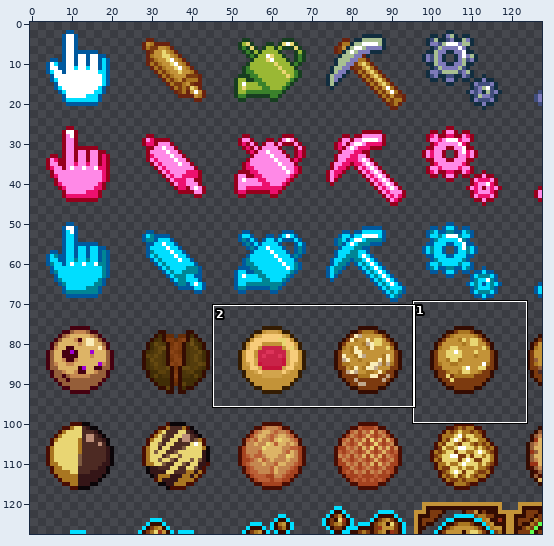
Edited in one commit: sprite sheet (icons.png). The first picture is a wide view before the edit; the outline marks the close-up.
Close-up. Before the commit:
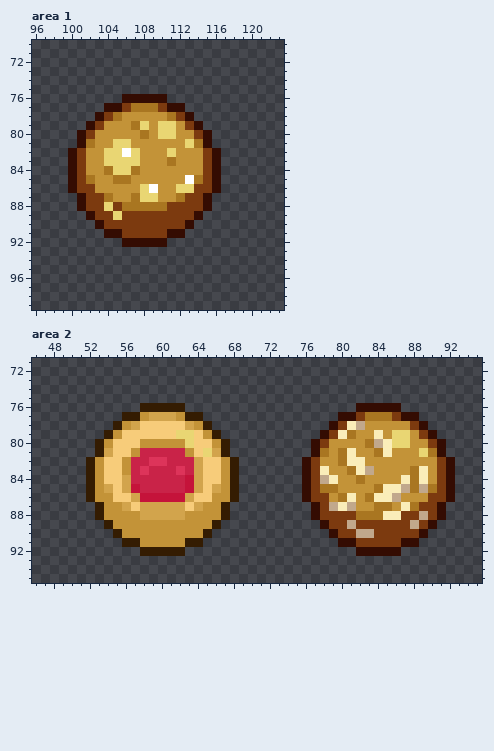
The file is 256x256 pixels, drawn in blocks of 2x2; one block is one cell here. Colours within 5 levels of each other are drawn and written as one. Shown: area 1: x 96..123, y 70..99; area 2: x 46..95, y 71..95. The commit also changed other parts of the picture, which this record leaves out.
After the commit:
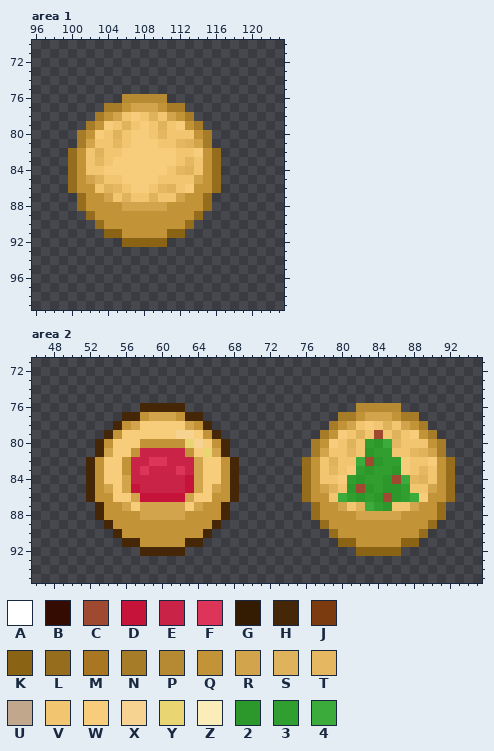
Palette (. is transparent): A #ffffff  B #340c02  C #9f4930  D #c5133a  E #c92348  F #dd345a  G #341c02  H #452707  J #7c3a0f  K #8b6314  L #966d1d  M #a97621  N #a77c28  P #b68933  Q #c39338  R #d2a44c  S #dfb25c  T #e5b760  U #c1a88c  V #f2c570  W #f7cc7a  X #f6d390  Y #e9d673  Z #faedb9  2 #2c982c  3 #309f30  4 #3bab3b
Change:
--- area 1
@@ x 96..123 @@
  75 ............................
- 76 ..........BBBBB.............
- 77 ........BBJMMMJBB...........
- 78 .......BJMQQQQQMJB..........
- 79 ......BJQQQMYQYYQJB.........
- 80 .....BJQQQQQMQYYQQJB........
- 81 .....BMQQYYQQQQQQYMB........
- 82 ....BJQQYYAYQQQYQQQJB.......
- 83 ....BJQQYYYYQQQMQQQJB.......
- 84 ....BJQQMYYMQQQQQQQJB.......
- 85 ....BJMQQMMQQQQQQAMJB.......
- 86 ....BJJQQQQQYAQQYYJJB.......
- 87 .....BJJMQQMYYQQMJJB........
- 88 .....BJJYJMMMMMJJJJB........
- 89 ......BJJYJJJJJJJJB.........
- 90 .......BJJJJJJJJJB..........
- 91 ........BBJJJJJBB...........
- 92 ..........BBBBB.............
+ 76 ..........PPPPP.............
+ 77 ........NNQRRRQNN...........
+ 78 .......NQRVWVSVRQN..........
+ 79 ......NQWVSVWVSVWQN.........
+ 80 .....NQWVSVWWVTVVVQN........
+ 81 .....NRVVTVWWWVVTSRN........
+ 82 ....LQVSVVWWWWWWVVWQL.......
+ 83 ....LQVTVWWWWWWWVTVQL.......
+ 84 ....LQVVWWWWWWWVTSVQL.......
+ 85 ....LQRSVVWWWWVVVVRQL.......
+ 86 ....LQQVSTVWWVTSVWQQL.......
+ 87 .....LQQRVSVVSVVRQQL........
+ 88 .....LQQQQRRRRRQQQQL........
+ 89 ......LQQQQQQQQQQQL.........
+ 90 .......LQQQQQQQQQL..........
+ 91 ........KKQQQQQKK...........
+ 92 ..........KKKKK.............
  93 ............................
--- area 2
@@ x 46..95 @@
 75 ..................................................
-76 ............GGGGG...................BBBBB.........
-77 ..........GGQRRRQGG...............BBJMMMJBB.......
-78 .........GQRWWWWWRQG.............BJZUQQQQQJB......
-79 ........GQWWWWWWYYWQG...........BJZMQQZQYYQJB.....
-80 .......GQWWWQQQQQYWWQG.........BJQQQQMUZYYQQJB....
-81 .......GRWWQEEEEEQWYRG.........BMQMZQQMZQQQYMB....
-82 ......GQWWQEEFFEEERWWQG.......BJQQMZZQQQQQQQQJB...
-83 ......GQWWQEFEEEFERWWQG.......BJZQQMZUQQQQMZQJB...
-84 ......GQWWREEEEEEDRWWQG.......BJUZQQMQQQQZMZQJB...
-85 ......GQRWRDEEEEEDRWRQG.......BJMMQQQQMZZUMUMJB...
-86 ......GQQWWRDDDDDRWWQQG.......BJJQMZQMZZUQQQJJB...
-87 .......GQQRWRRRRRWRQQG.........BJUZUQQMMQZMJJB....
-88 .......GQQQQRRRRRQQQQG.........BJJJJMMMZZJJUJB....
-89 ........GQQQQQQQQQQQG...........BJJUJJJJJJUJB.....
-90 .........GQQQQQQQQQG.............BJJUUJJJJJB......
-91 ..........GGQQQQQGG...............BBJJJJJBB.......
-92 ............GGGGG...................BBBBB.........
+76 ............HHHHH...................PPPPP.........
+77 ..........HHQRRRQHH...............NNQRRRQNN.......
+78 .........HQRWWWWWRQH.............NQRVWVSVRQN......
+79 ........HQWWWWWWXXWQH...........NQWVSVCVSVWQN.....
+80 .......HQWWWQQQQQYXWQH.........NQWVSV324TVVVQN....
+81 .......HRWWQEEEEEQWYRH.........NRVVTV233VVTSRN....
+82 ......HQWWQEEFFEEERWWQH.......LQVSVV4C233WVVWQL...
+83 ......HQWWQEFEEEFERWWQH.......LQVTVW32332WVTVQL...
+84 ......HQWWREEEEEEDRWWQH.......LQVVW32332C4TSVQL...
+85 ......HQRWRDEEEEEDRWRQH.......LQRSV2C23223VVRQL...
+86 ......HQQWWRDDDDDRWWQQH.......LQQV43232C234WQQL...
+87 .......HQQRWRRRRRWRQQH.........LQQRVS432VVRQQL....
+88 .......HQQQQRRRRRQQQQH.........LQQQQRRRRRQQQQL....
+89 ........HQQQQQQQQQQQH...........LQQQQQQQQQQQL.....
+90 .........HQQQQQQQQQH.............LQQQQQQQQQL......
+91 ..........HHQQQQQHH...............KKQQQQQKK.......
+92 ............HHHHH...................KKKKK.........
 93 ..................................................
Boxes around the changes in both close-ups, in picture pixels (x1, y1, x2, y2):
changed: (68, 94, 221, 247)
changed: (86, 403, 239, 556)
changed: (302, 403, 455, 556)
